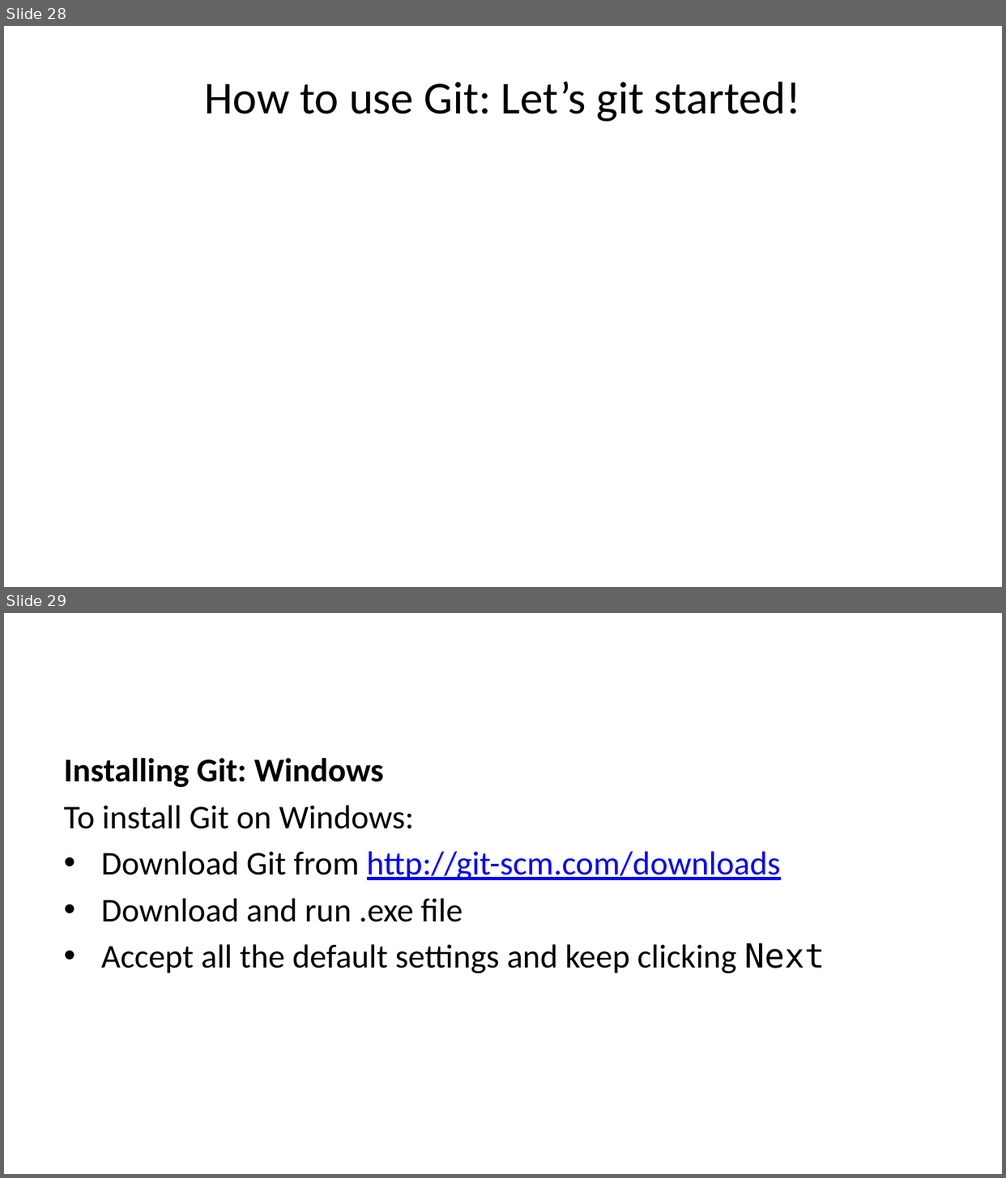
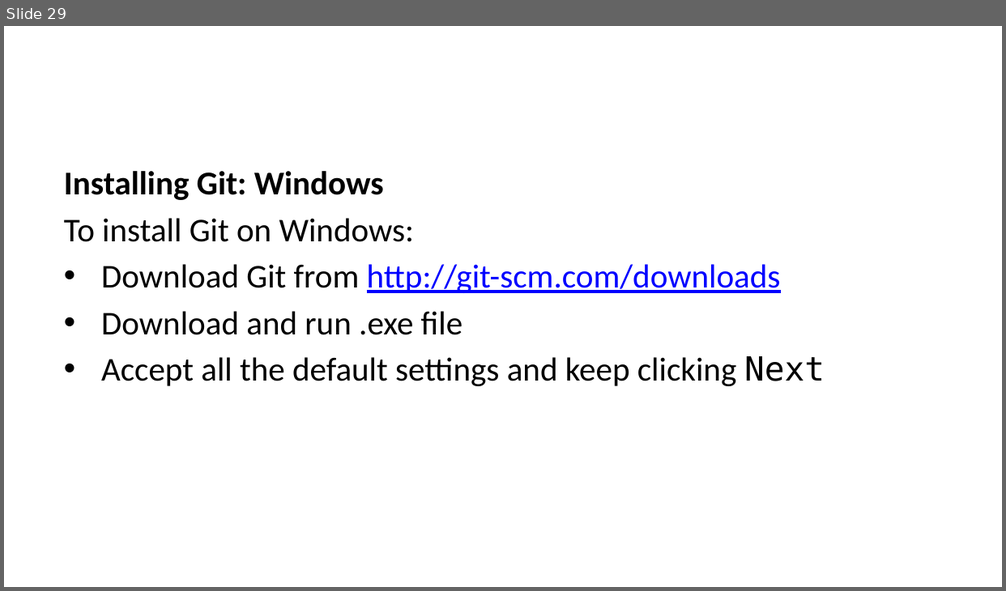
Before and after one commit to lmu-osc/train-the-trainer-student-track-OS, a slide deck: materials/OS-M3/OS-M3-S4-Git/OS-M3-S4-Git-slides.pptx. Shown one above the other, each under a label of ours: slides 28 and 29 before the commit, slide 29 after it. The pictures are 1006x1178 and 1006x591 pixels, drawn with LibreOffice and Linux fonts; fonts in the diff are those of the drawing. Boxes give left, top, right and bottom in pixels: in the first picture for what was removed or moved away, otherwise in the second. Text is boxed around its words. In the diff, an @@ line names an element or a change of style, - is before the commit and + after.

```diff
--- a/materials/OS-M3/OS-M3-S4-Git/OS-M3-S4-Git-slides.pptx
+++ b/materials/OS-M3/OS-M3-S4-Git/OS-M3-S4-Git-slides.pptx
@@ slide 28 removed at (x1=4, y1=26, x2=1002, y2=587), background #FFFFFF @@
@@ title removed at (x1=205, y1=81, x2=801, y2=122) @@
-How to use Git: Let’s git started!
```
Also in this commit, not shown: 4 slides added, 41 other files.
